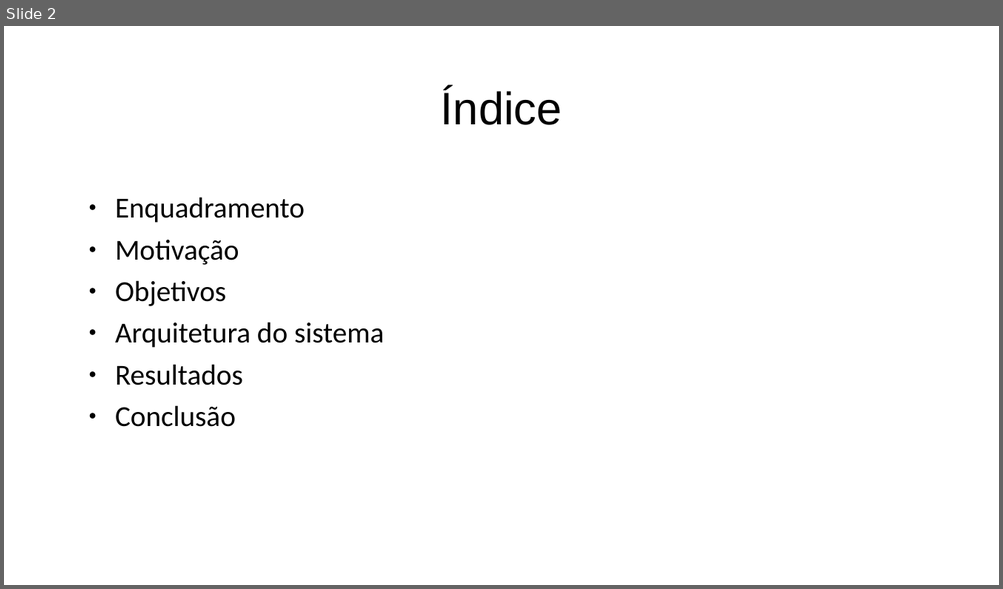
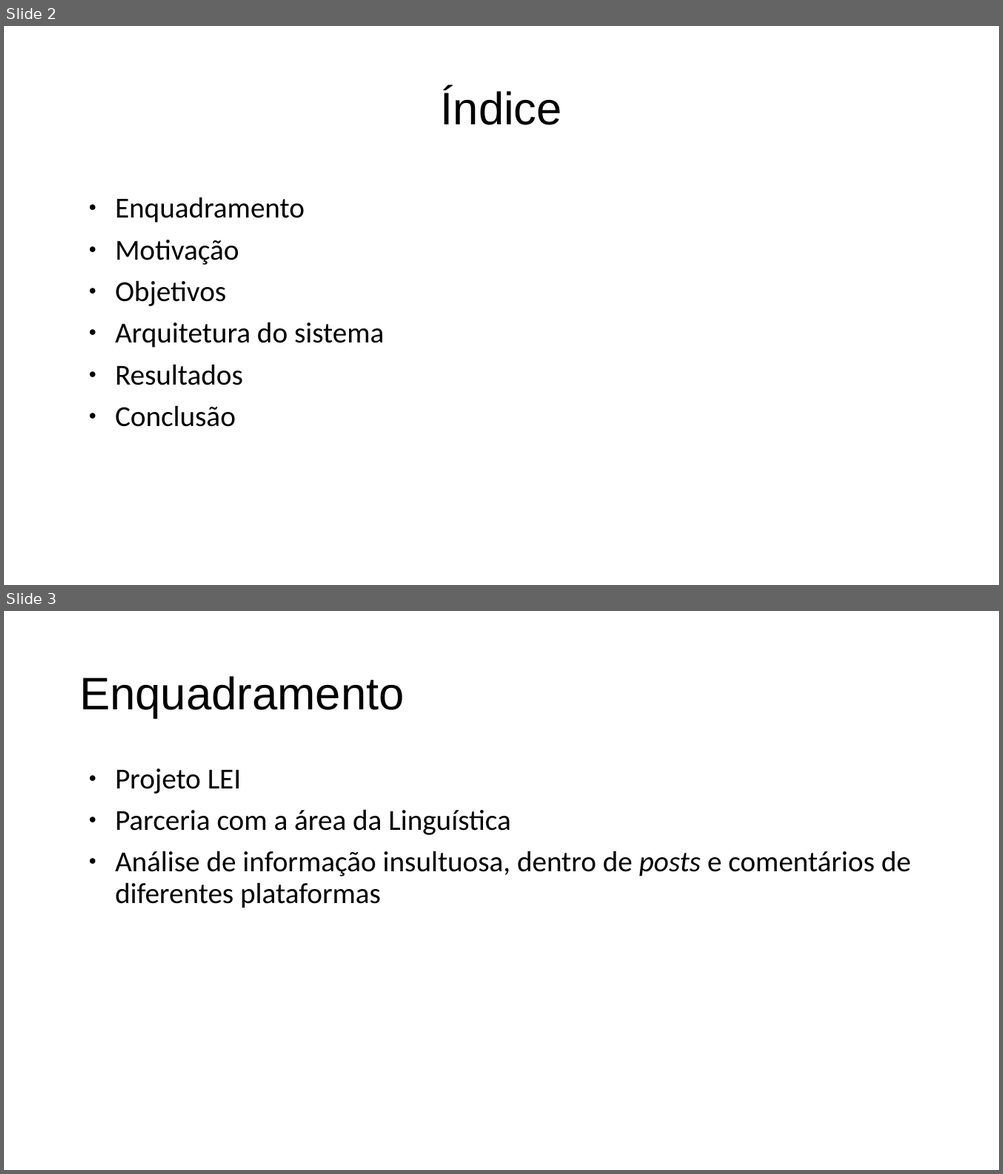
Before and after one commit to BrunoCarvalho017/LEI, a slide deck: Apresentacao/apr1.pptx. Shown one above the other, each under a label of ours: slide 2 before the commit, slides 2 and 3 after it. The pictures are 1003x589 and 1003x1174 pixels, drawn with LibreOffice and Linux fonts; fonts in the diff are those of the drawing. Boxes give left, top, right and bottom in pixels: in the first picture for what was removed or moved away, otherwise in the second. Text is boxed around its words. In the diff, an @@ line names an element or a change of style, - is before the commit and + after.

```diff
--- a/Apresentacao/apr1.pptx
+++ b/Apresentacao/apr1.pptx
@@ slide 3 added at (4, 611, 999, 1170), background #FFFFFF @@
@@ title added at (79, 676, 404, 718), 44 pt, text #000000 @@
+Enquadramento
@@ text added at (115, 769, 910, 908), 28 pt, text #000000 @@
+● Projeto LEI
+● Parceria com a área da Linguística
+● Análise de informação insultuosa, dentro de posts e comentários de diferentes plataformas
```
Also in this commit, not shown: 1 slide changed, 8 other slides added.
